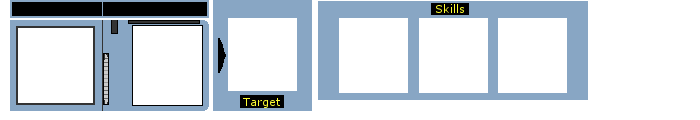
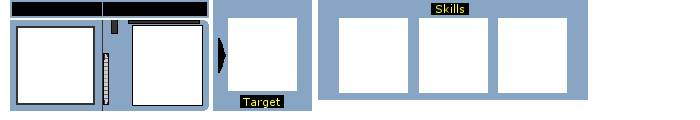
Layers edited between the first and the second 700px x 120px image:
renamed "ability" to "ability 2", painted on it over [318, 0, 588, 1]
